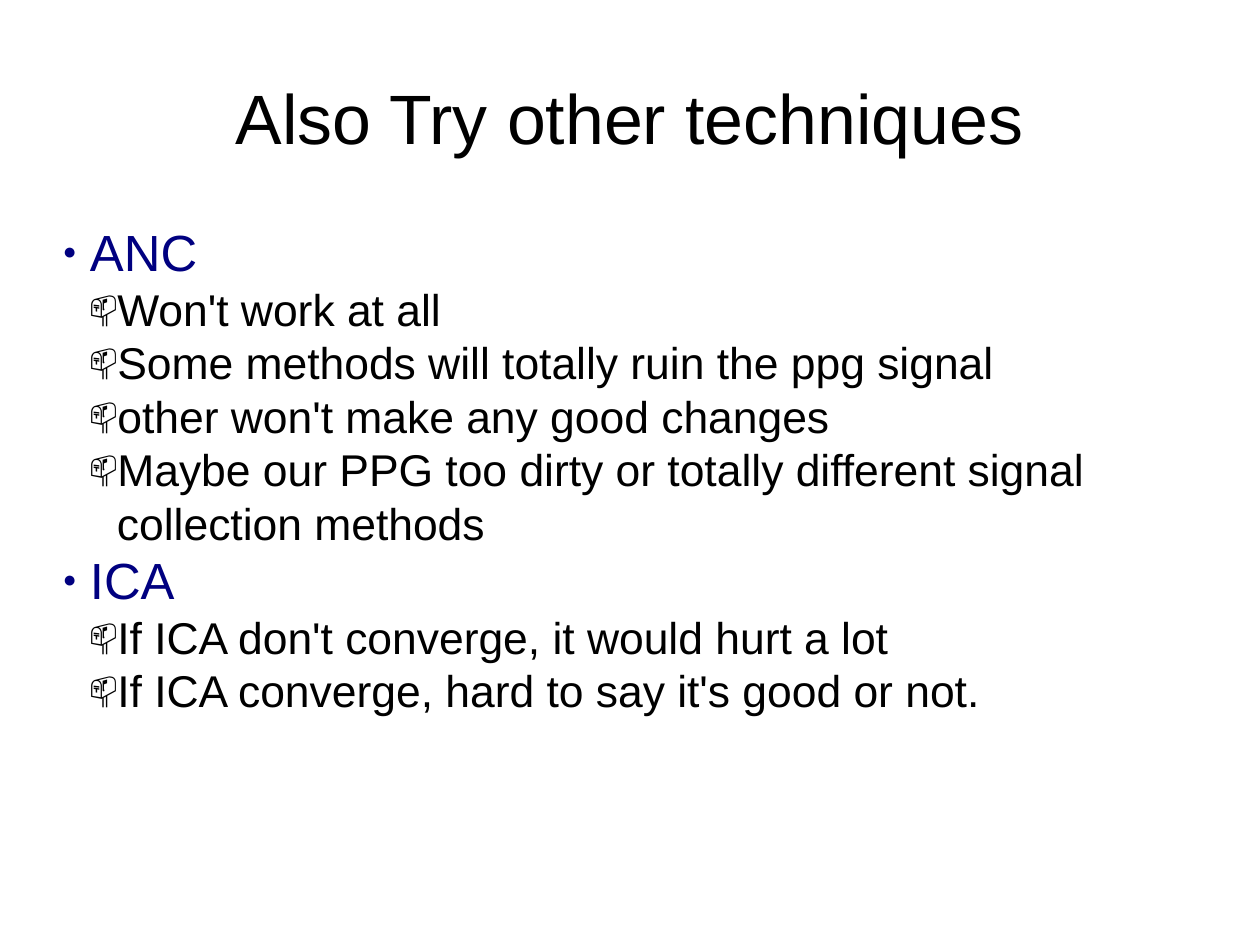
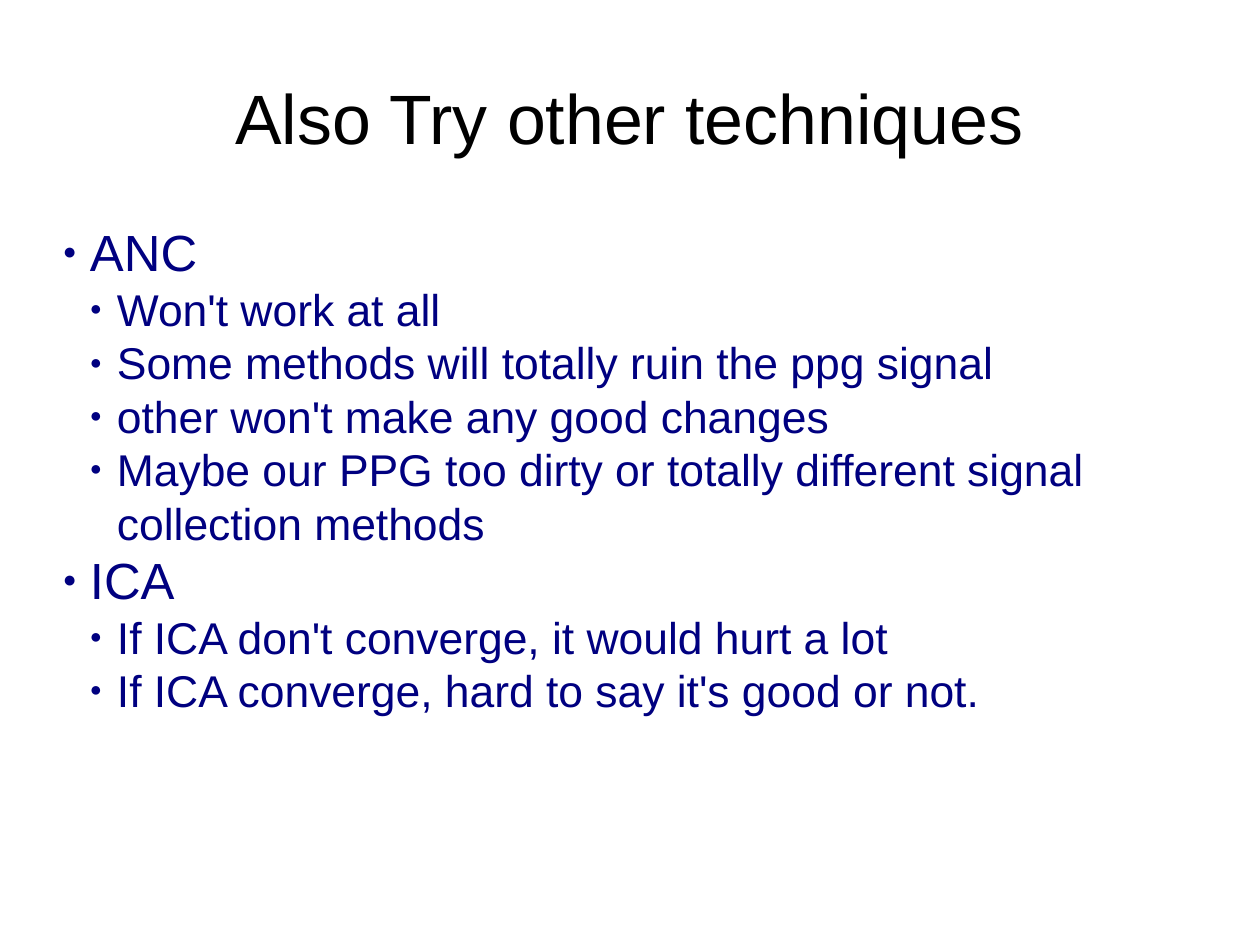
Before and after one commit to mlzxy/heartrack, a slide deck: slide 23 of doc/report1204/report_xinyu_zhang.pptx. Drawn at 1260x945 pixels with LibreOffice and Linux fonts; fonts in the diff are those of the drawing. Boxes give left, top, right and bottom in pixels: in the first picture for what was removed or moved away, otherwise in the second. Text is boxed around its words. In the diff, an @@ line names an element or a change of style, - is before the commit and + after.

```diff
--- a/doc/report1204/report_xinyu_zhang.pptx
+++ b/doc/report1204/report_xinyu_zhang.pptx
@@ text at (x1=117, y1=293, x2=1083, y2=717): text colour #000000 to #000080; bullet 📫 to ● @@
```
Also in this commit, not shown: 8 other slides changed, 9 other files.
